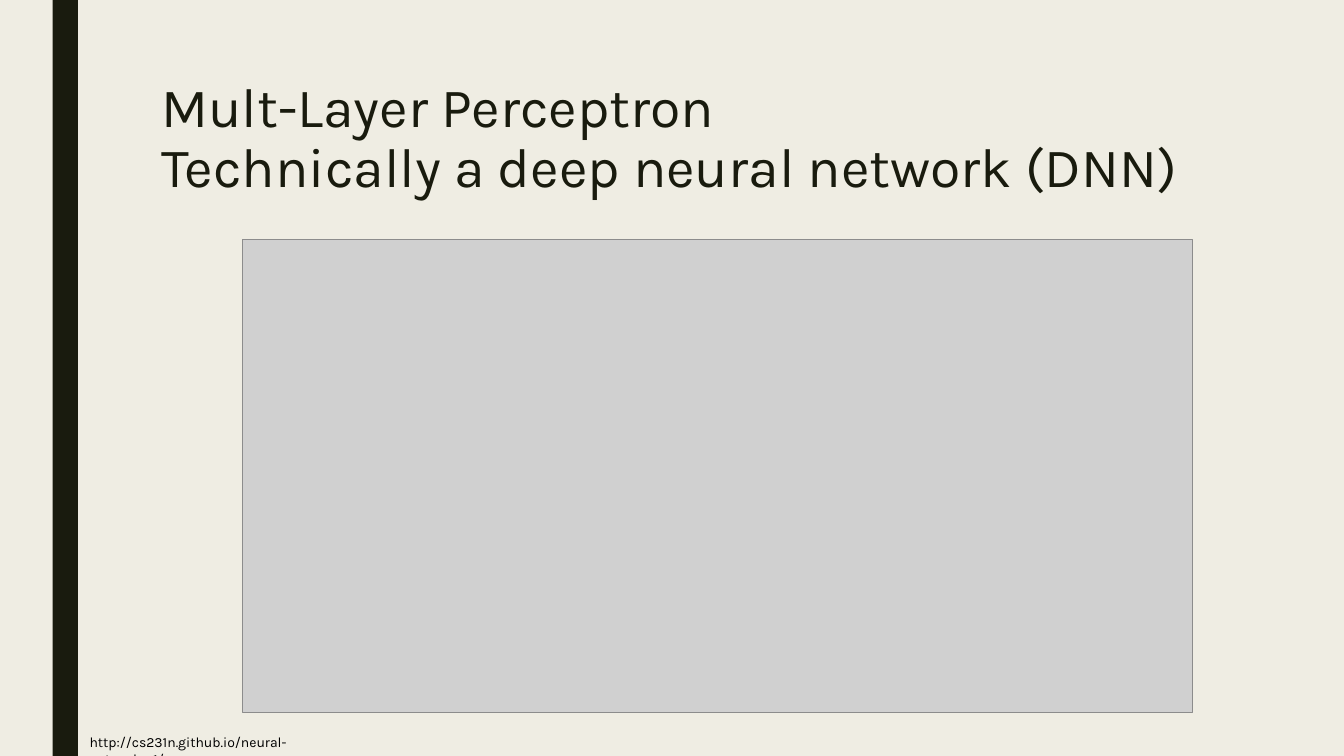
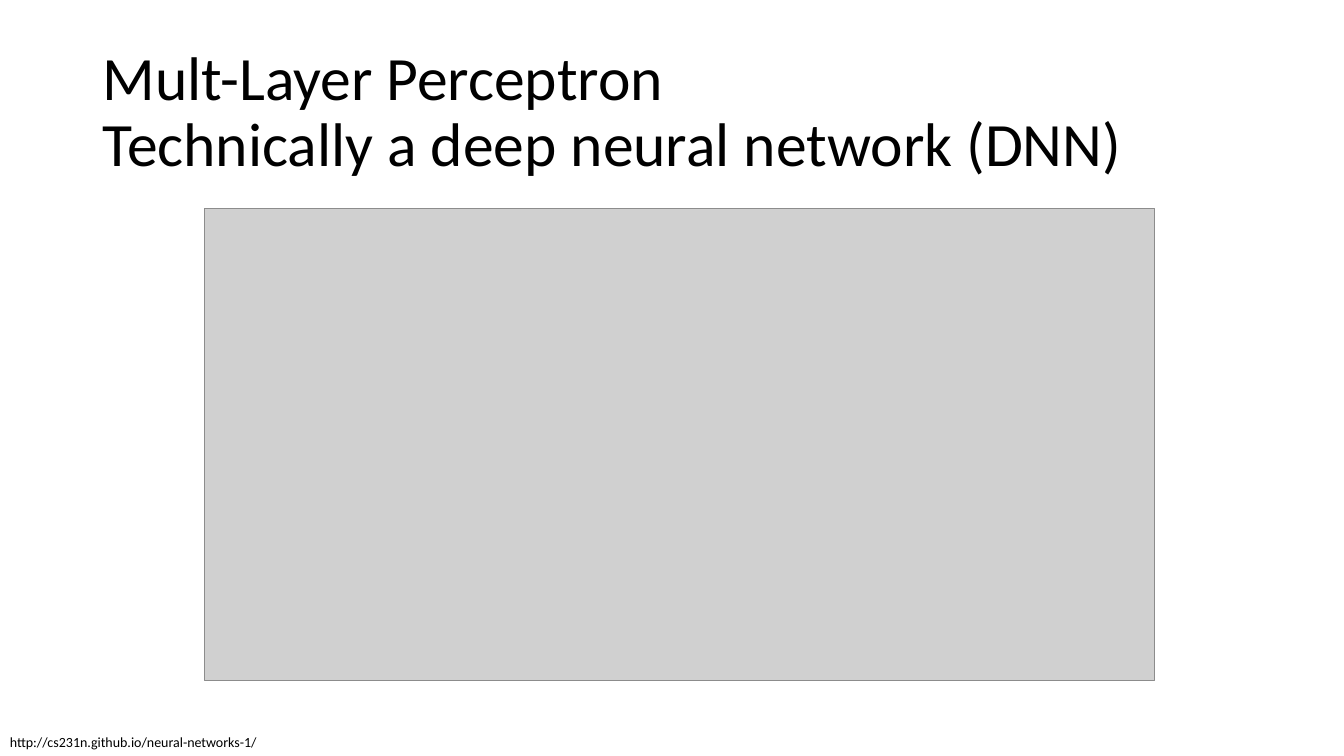
Before and after one commit to bahadirbklg/intro, a slide deck: slide 10 of 1 - introduction/DLMR 1 - introduction.pptx (slide 9 before the commit). Drawn at 1344x756 pixels with LibreOffice and Linux fonts; fonts in the diff are those of the drawing; grey boxes stand for pictures. Boxes give left, top, right and bottom in pixels: in the first picture for what was removed or moved away, otherwise in the second. Text is boxed around its words. In the diff, an @@ line names an element or a change of style, - is before the commit and + after.

```diff
--- a/1 - introduction/DLMR 1 - introduction.pptx
+++ b/1 - introduction/DLMR 1 - introduction.pptx
@@ background #EFEDE3 to #FFFFFF @@
@@ rectangle removed at (52,0,78,756) @@
@@ title "Mult-Layer Perceptron Technically a deep ...": place and size @@
-title "Mult-Layer Perceptron Technically a deep ..." at (161,89,1177,200)
+title "Mult-Layer Perceptron Technically a deep ..." at (102,57,1121,176)
@@ title "Mult-Layer Perceptron Technically a deep ..." at (102,57,1121,176): size 39.6 to 44 pt, font Karla to Calibri, text colour #191B0E to #000000; line spacing 0.89 to 0.9; vertical alignment top to middle @@
@@ picture: place and size @@
-picture at (243,240,1193,713)
+picture at (205,208,1154,681)
@@ text "http://cs231n.github.io/neural-networks-1/": place and size @@
-text "http://cs231n.github.io/neural-networks-1/" at (90,736,287,751)
+text "http://cs231n.github.io/neural-networks-1/" at (10,737,257,750)
@@ text "http://cs231n.github.io/neural-networks-1/" at (10,737,257,750): font Karla to Calibri @@
```
Also in this commit, not shown: 16 other slides changed, 15 slides added, 3 slides removed.
